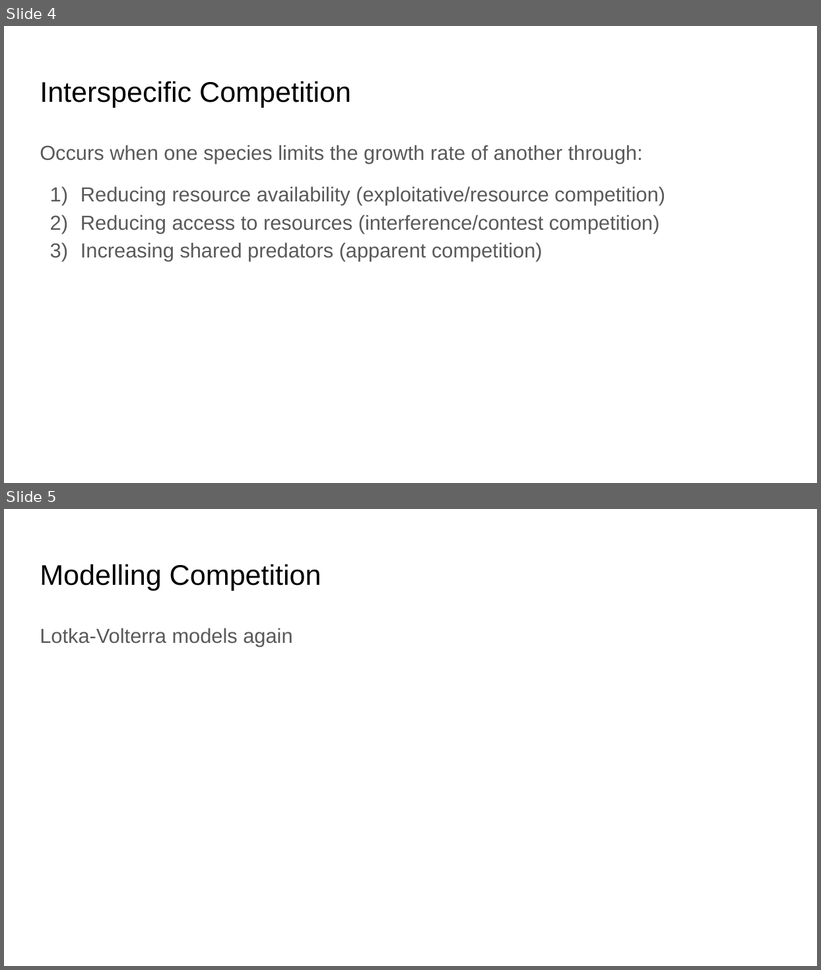
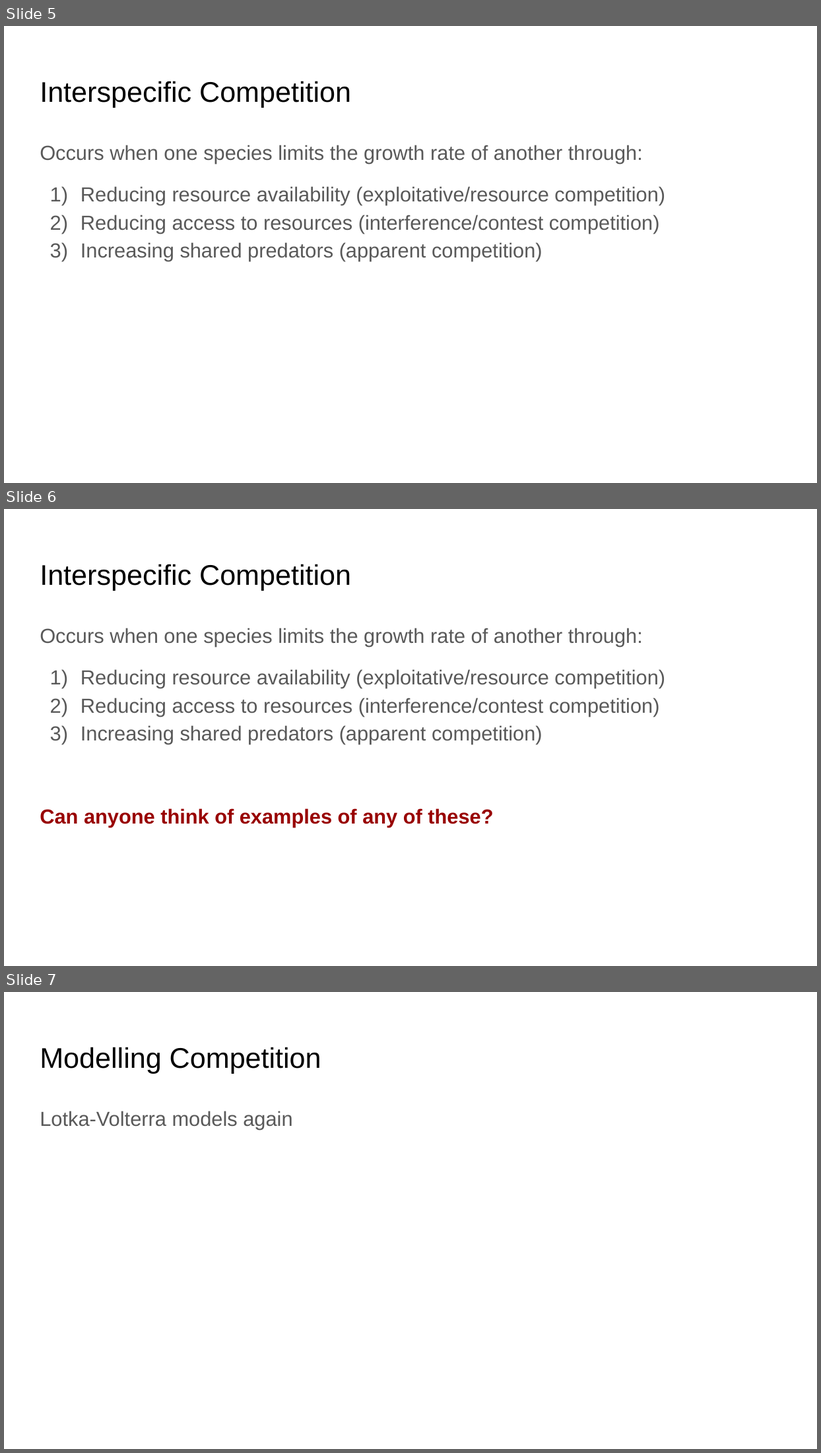
Before and after one commit to bmaitner/Community_ecology_course, a slide deck: lectures/Lecture_10_Competition.pptx. Shown one above the other, each under a label of ours: slides 4 and 5 before the commit, slides 5, 6 and 7 after it. The pictures are 821x970 and 821x1453 pixels, drawn with LibreOffice and Linux fonts; fonts in the diff are those of the drawing. Boxes give left, top, right and bottom in pixels: in the first picture for what was removed or moved away, otherwise in the second. Text is boxed around its words. In the diff, an @@ line names an element or a change of style, - is before the commit and + after.

```diff
--- a/lectures/Lecture_10_Competition.pptx
+++ b/lectures/Lecture_10_Competition.pptx
@@ slide 6 added at [4,509,817,966], background #FFFFFF @@
@@ title added at [40,564,351,590], 25.2 pt, text #000000 @@
+Interspecific Competition
@@ text added at [40,628,665,828], 18 pt, text #595959 @@
+Occurs when one species limits the growth rate of another through:
+1) Reducing resource availability (exploitative/resource competition)
+2) Reducing access to resources (interference/contest competition)
+3) Increasing shared predators (apparent competition)
+Can anyone think of examples of any of these?
@@ what was slide 4 is now slide 5 @@
@@ what was slide 5 is now slide 7 @@
```
Also in this commit, not shown: 6 slides changed, 2 other slides added, 1 other file.
